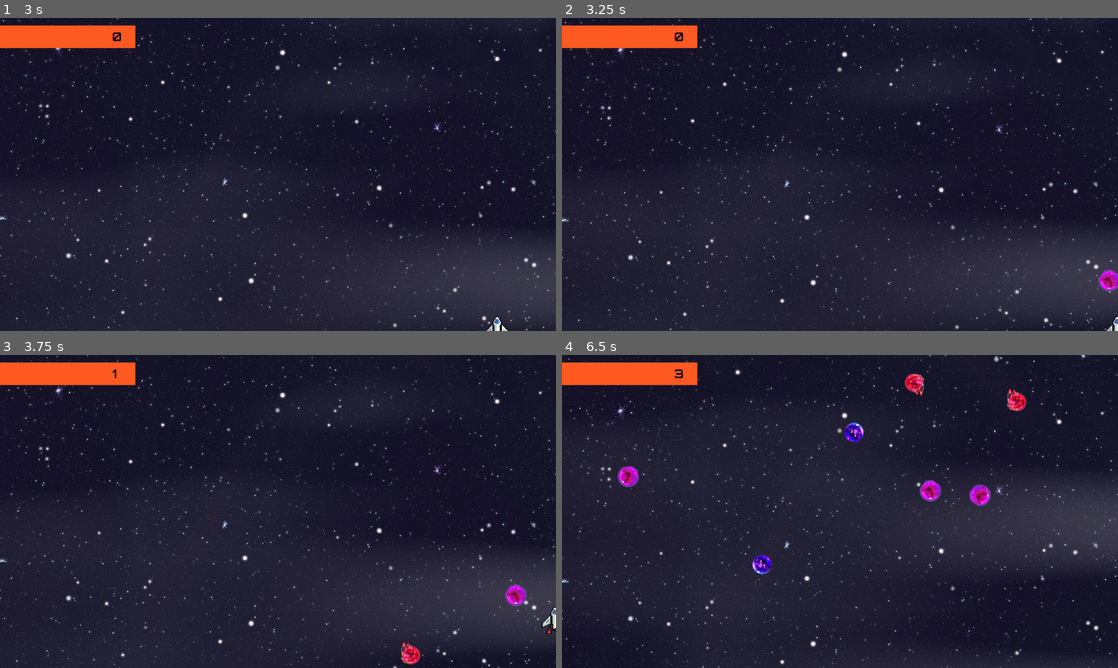
Above: before the commit, frames 1-4 (two rows, left to right).
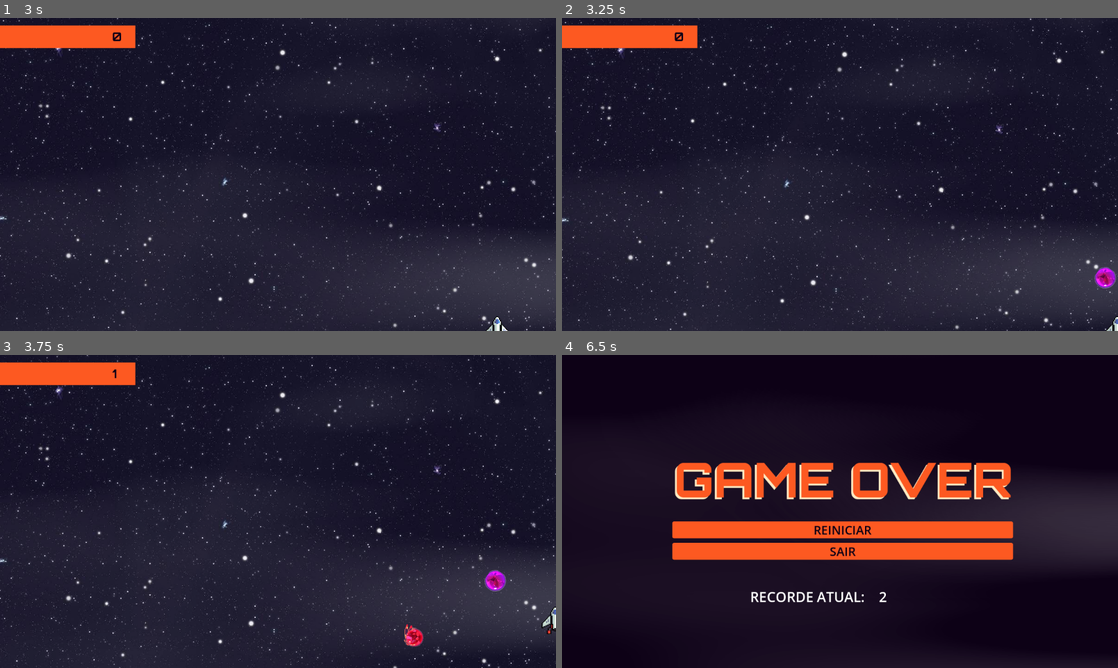
Above: after the commit, the same moments.

Repository: Guilherme-Abraao/ux-game
Game: Godot game, scene res://prefabs/title_screen.tscn
Same seed, same stepped clock (60 frames per second), same inputs: the game is played once before the commit and once after it. Sound files missing from this copy of the repository are replaced by a short silence.
Inputs:
- Up to frame 1 (3 s): click "JOGAR" at 0.5 s; hold Right (ui_right) 1.28-2.03 s; hold Down (ui_down) 2.03-2.78 s; hold Right (ui_right) from 2.78 s (still down)
- Up to frame 2 (3.25 s): keep holding Right (ui_right)
- Up to frame 3 (3.75 s): release Right (ui_right) at 3.53 s; hold Up (ui_up) from 3.53 s (still down)
- Up to frame 4 (6.5 s): release Up (ui_up) at 4.28 s; hold Left (ui_left) 4.28-5.78 s; hold Down (ui_down) from 5.78 s (still down)

Frame 1 is identical in both runs. In frame 2, 0.2% of the frame differs, in the area x 95-100%, y 79-88%; in frame 3, 0.8%; in frame 4, 20%, in the area x 0-100%, y 0-100%.

Commit message:
Aumentando a velocidade dos asteroides

Diff:
--- a/scripts/asteroide.gd
+++ b/scripts/asteroide.gd
@@ -1,7 +1,7 @@
 extends RigidBody2D
 
 @export var MIN_SPEED:int = 150
-@export var MAX_SPEED:int = 250
+@export var MAX_SPEED:int = 650
 
 func _ready():
 	$AnimatedSprite2D.play()
Not shown, changed: export_presets.cfg
